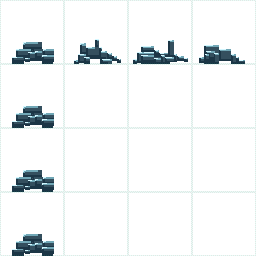
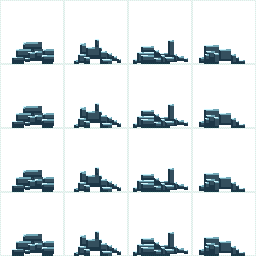
Layer changes from the first (256, 256) image to the second:
painted on "zone" over [74, 103, 245, 256]
added layer "gisement_roche_medium" (2nd of 4, in "style_2") in group "style_2" over [74, 103, 121, 128]
added layer "gisement_roche_low" (2nd of 4, in "style_2") in group "style_2" over [74, 167, 121, 192]
added layer "gisement_roche_very_low" (2nd of 4, in "style_2") in group "style_2" over [74, 231, 121, 256]
painted on "gisement_roche_full" (3rd of 4, in "style_3") over [74, 103, 245, 128]
added layer "gisement_roche_medium" (3rd of 4, in "style_3") in group "style_3" over [74, 103, 245, 192]
added layer "gisement_roche_low" (3rd of 4, in "style_3") in group "style_3" over [74, 167, 245, 256]
added layer "gisement_roche_very_low" (3rd of 4, in "style_3") in group "style_3" over [74, 231, 245, 256]
added layer "gisement_roche_medium" (4th of 4, in "style_4") in group "style_4" over [199, 109, 245, 128]
added layer "gisement_roche_low" (4th of 4, in "style_4") in group "style_4" over [199, 173, 245, 192]
added layer "gisement_roche_very_low" (4th of 4, in "style_4") in group "style_4" over [199, 237, 245, 256]
